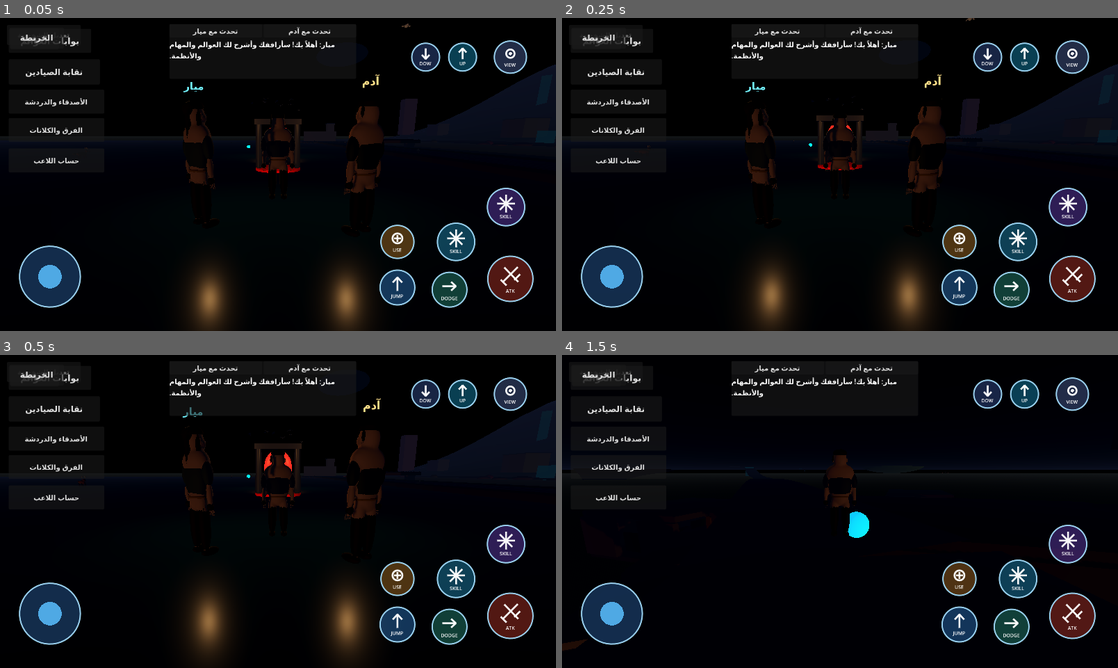
Above: before the commit, frames 1-4 (two rows, left to right).
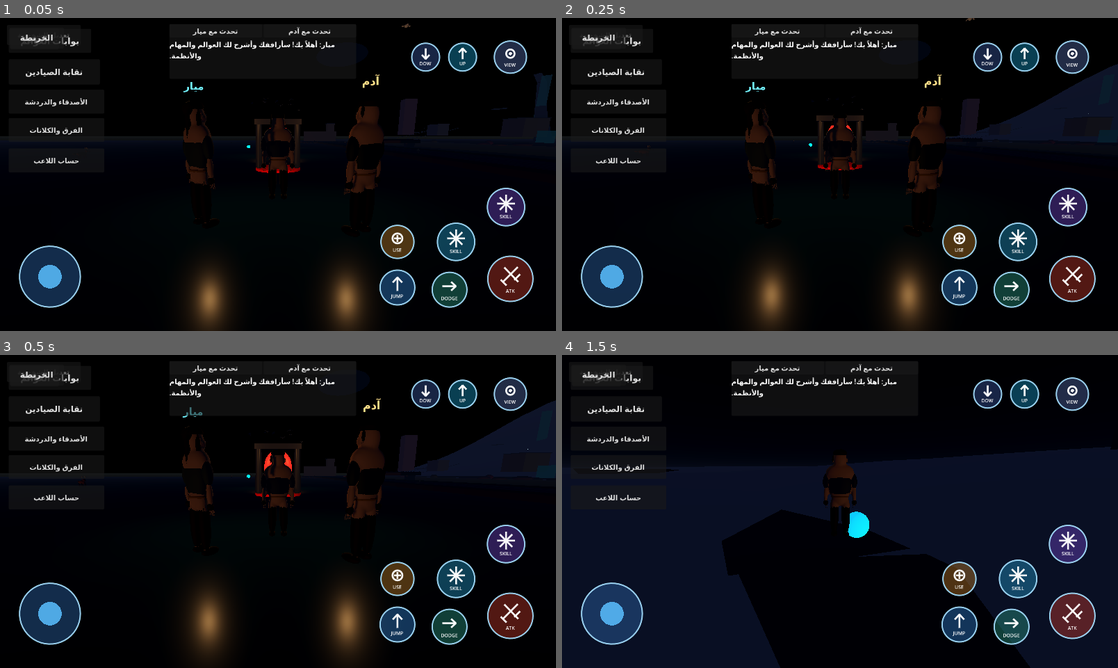
Above: after the commit, the same moments.

Repository: ahmed666alaadedt-ops/SYSTEM
Game: Godot game, scene res://MainScene.tscn
Two runs of this game, one before a commit and one after it. Both use one fixed random seed, a clock stepped at 60 frames per second and the inputs below.
Inputs (mouse positions are in pixels of both pictures, inside the frame that each line leads up to):
- Up to frame 1 (0.05 s): no input
- Up to frame 2 (0.25 s): no input
- Up to frame 3 (0.5 s): no input
- Up to frame 4 (1.5 s): tap Enter at 0.5 s; move the mouse to (962, 495) at 0.52 s; hold D 0.53-1.25 s; tap E (system_interact) at 0.6 s; click (962, 495) at 0.67 s; tap Space at 0.77, 1.07 s; drag from (728, 527) to (812, 574) at 1.27 s

The runs differ from the first frame. In frame 1, 2.0% of the frame differs, in the area x 71-100%, y 14-38%; in frame 2, less than 0.1%; in frame 3, less than 0.1%; in frame 4, 35%, in the area x 0-100%, y 29-100%.

Commit message:
Replace monolithic continent terrain with player-centered terrain cells

Diff:
--- a/SYSTEM-WORLD/scripts/modern_continent_manager.gd
+++ b/SYSTEM-WORLD/scripts/modern_continent_manager.gd
@@ -12,6 +12,7 @@
 const CONTINENT_RADIUS_Z := 790.0
 const SEA_LEVEL := 0.0
 const OCEAN_FLOOR := -24.0
+const TerrainCellStreamingManagerScript = preload("res://scripts/modern_world_cell_streaming_manager.gd")
 
 var terrain_height_data := PackedFloat32Array()
 var terrain_step_x := WORLD_WIDTH / float(GRID_X - 1)
@@ -51,7 +52,7 @@
 func _ready() -> void:
 	name = "ModernContinent"
 	_build_ocean()
-	_build_continent()
+	_setup_terrain_streaming()
 	_build_coastal_beaches()
 	_build_islands()
 	_build_cave_entrances()
@@ -249,6 +250,29 @@
 	collision.position = Vector3(0.0, 0.0, 0.0)
 	terrain_body.add_child(collision)
 	add_child(terrain_body)
+
+
+
+func _setup_terrain_streaming() -> void:
+	# The monolithic continent mesh/collision is intentionally no longer built.
+	# Terrain cells now sample the same deterministic world-space height function.
+	var streamer = TerrainCellStreamingManagerScript.new()
+	streamer.name = "ModernWorldTerrainCellStreamer"
+	var terrain_material := _make_terrain_material()
+	if not streamer.configure(
+		Callable(self, "_get_height"),
+		WORLD_WIDTH,
+		WORLD_DEPTH,
+		200.0,
+		20.0,
+		terrain_material,
+		2,
+		1
+	):
+		push_error("SYSTEM WORLD: terrain cell streaming configuration failed.")
+		streamer.queue_free()
+		return
+	add_child(streamer)
 
 
 func _make_terrain_material() -> StandardMaterial3D:
